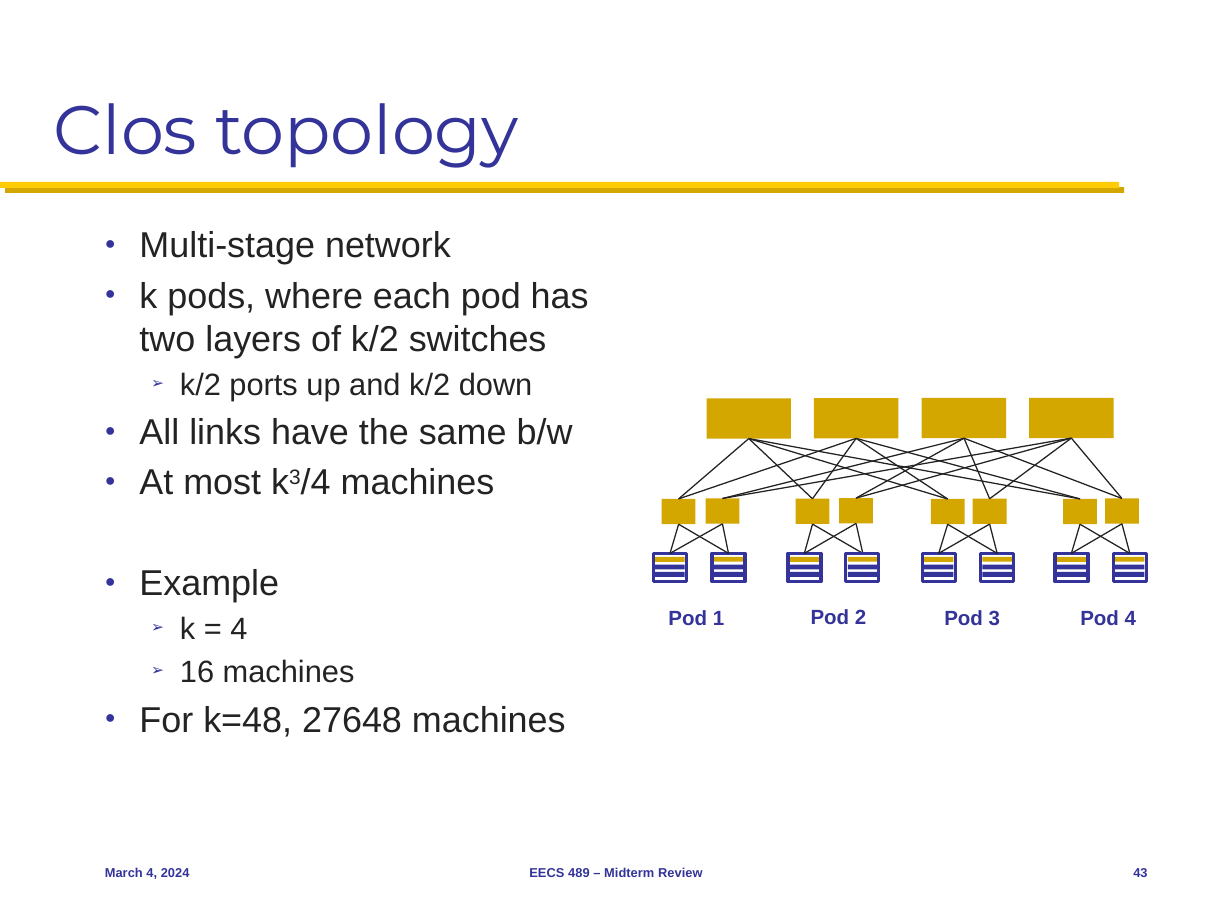
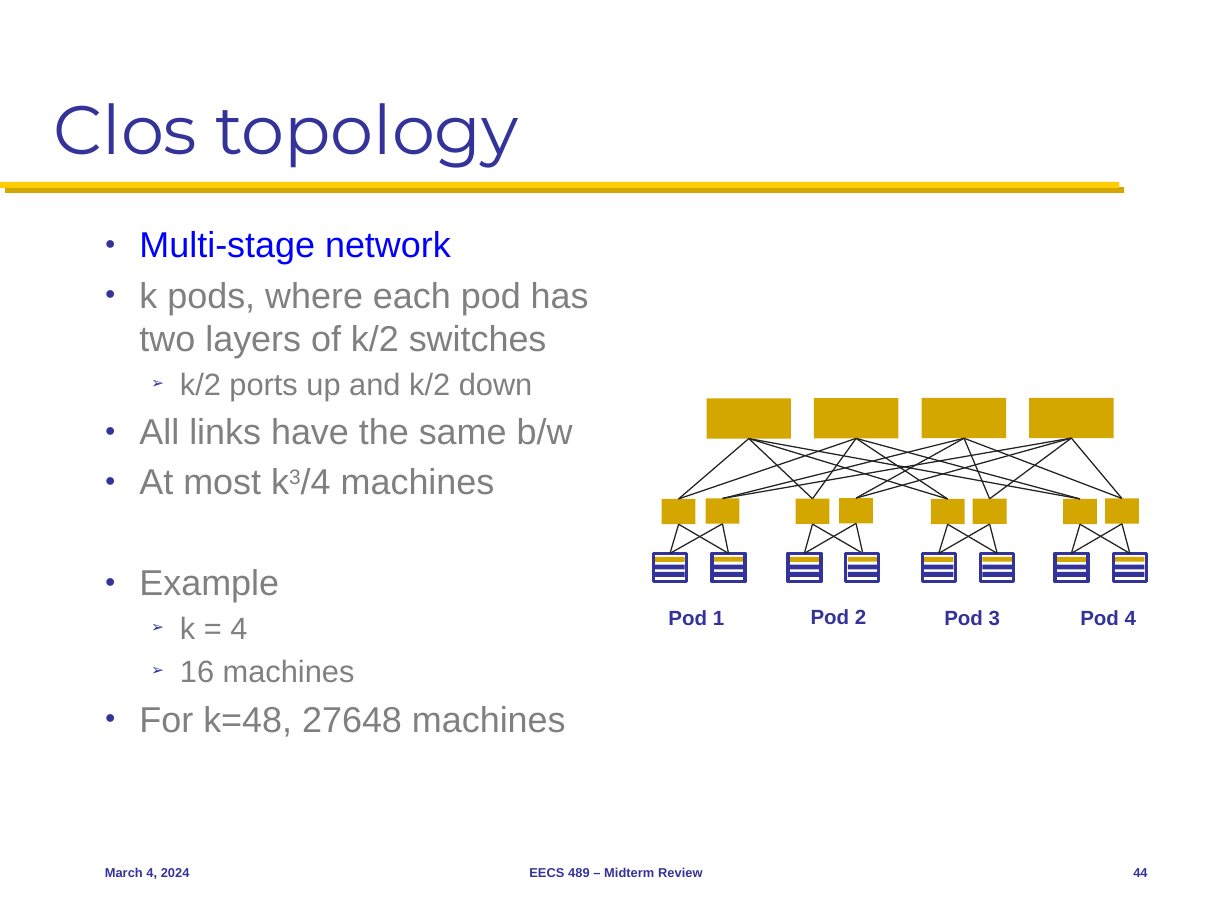
Before and after one commit to mosharaf/eecs489, a slide deck: slide 44 of Slides/030424.pptx (slide 43 before the commit). Drawn at 1232x924 pixels with LibreOffice and Linux fonts; fonts in the diff are those of the drawing. Boxes give left, top, right and bottom in pixels: in the first picture for what was removed or moved away, otherwise in the second. Text is boxed around its words. In the diff, an @@ line names an element or a change of style, - is before the commit and + after.

```diff
--- a/Slides/030424.pptx
+++ b/Slides/030424.pptx
@@ text "Multi-stage network" at bbox=[139, 231, 589, 737]: text colour #232323 to #0000FF in "Multi-stage network"; text colour #232323 to #808080 in "k pods, where each pod has two ...", "k/2 ports up and k/2 down", "All links have the same b/w", "At most k3/4 machines" and 4 more places @@
@@ page number at bbox=[1133, 868, 1147, 877]: text changed @@
-43
+44
```
Also in this commit, not shown: 5 other slides changed, 1 slide added, 1 other file.
